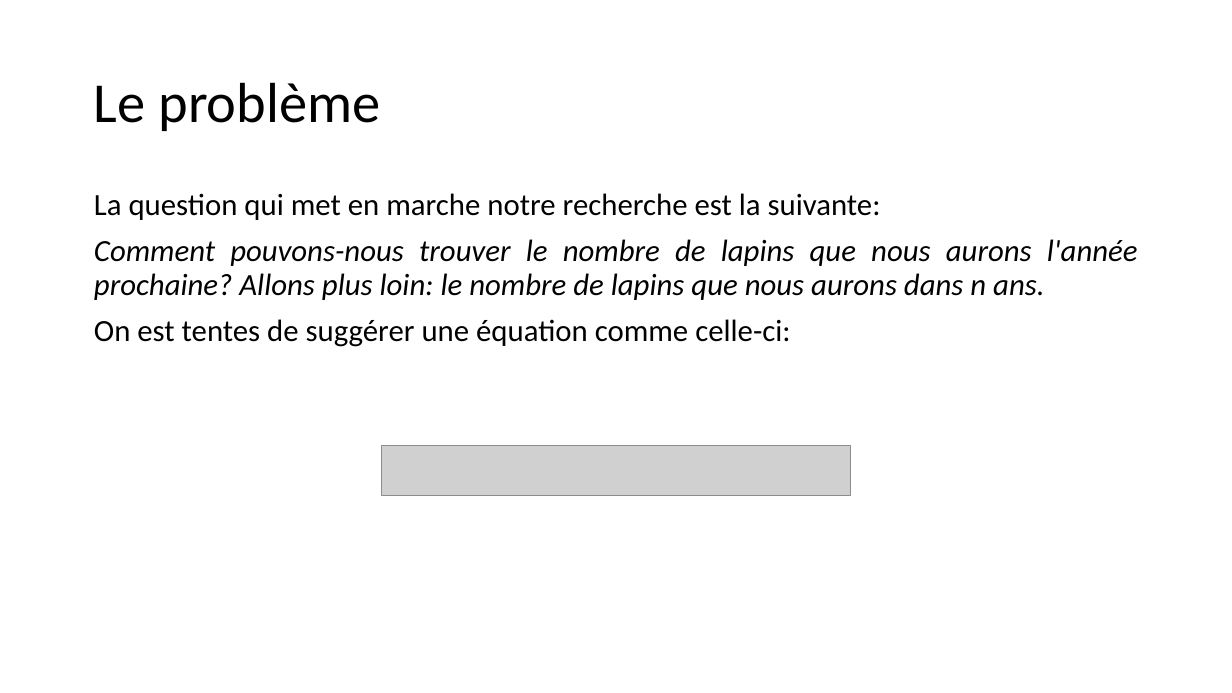
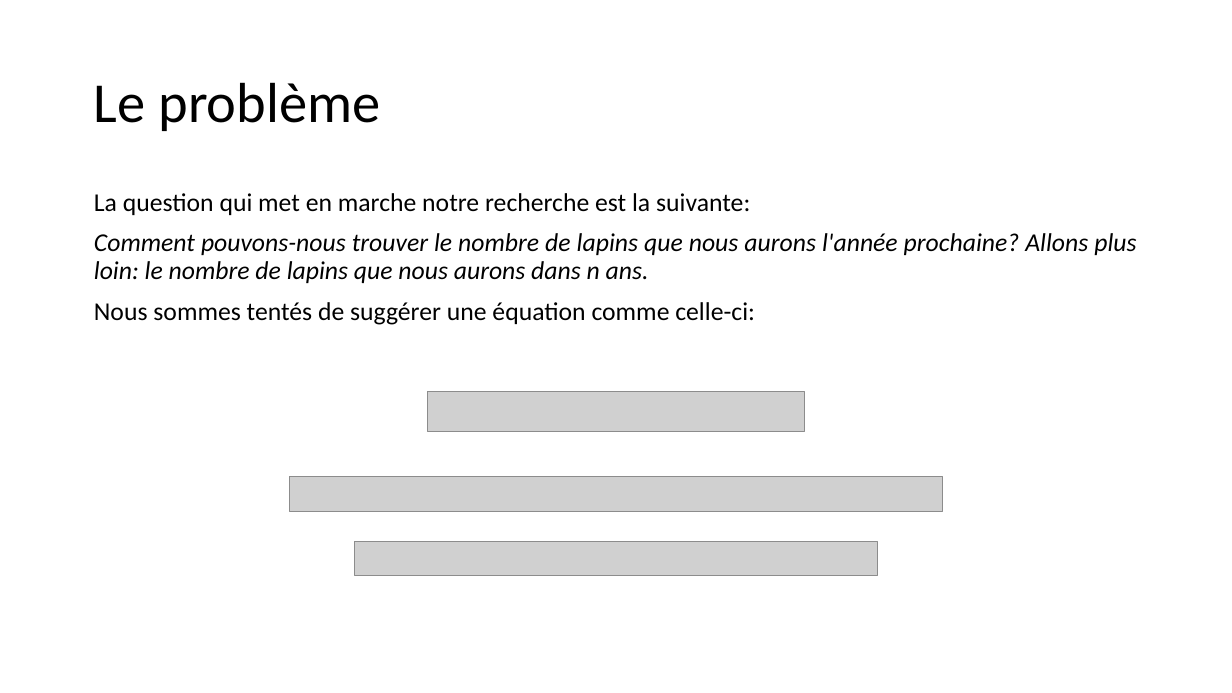
Before and after one commit to vladstroia/faigenbaum, a slide deck: slide 2 of Constante de Feigenbaum.pptx. Drawn at 1232x693 pixels with LibreOffice and Linux fonts; fonts in the diff are those of the drawing; grey boxes stand for pictures. Boxes give left, top, right and bottom in pixels: in the first picture for what was removed or moved away, otherwise in the second. Text is boxed around its words. In the diff, an @@ line names an element or a change of style, - is before the commit and + after.

```diff
--- a/Constante de Feigenbaum.pptx
+++ b/Constante de Feigenbaum.pptx
@@ text at <box>94,193,1136,283</box>: size 24 to 20 pt in "La question qui met en marche notre ...", "Comment pouvons-nous trouver le nombre de lapins ..." @@
@@ text at <box>94,302,755,325</box>: text changed; size 24 to 20 pt @@
-On est tentes de suggérer une équation comme celle-ci:
+Nous sommes tentés de suggérer une équation comme celle-ci:
@@ picture: place and size @@
-picture at <box>382,445,850,495</box>
+picture at <box>428,391,805,432</box>
@@ picture added at <box>289,476,942,511</box> @@
@@ picture added at <box>355,542,877,576</box> @@
```
Also in this commit, not shown: 1 other slide changed, 5 slides added, 3 slides removed, 12 other files.
